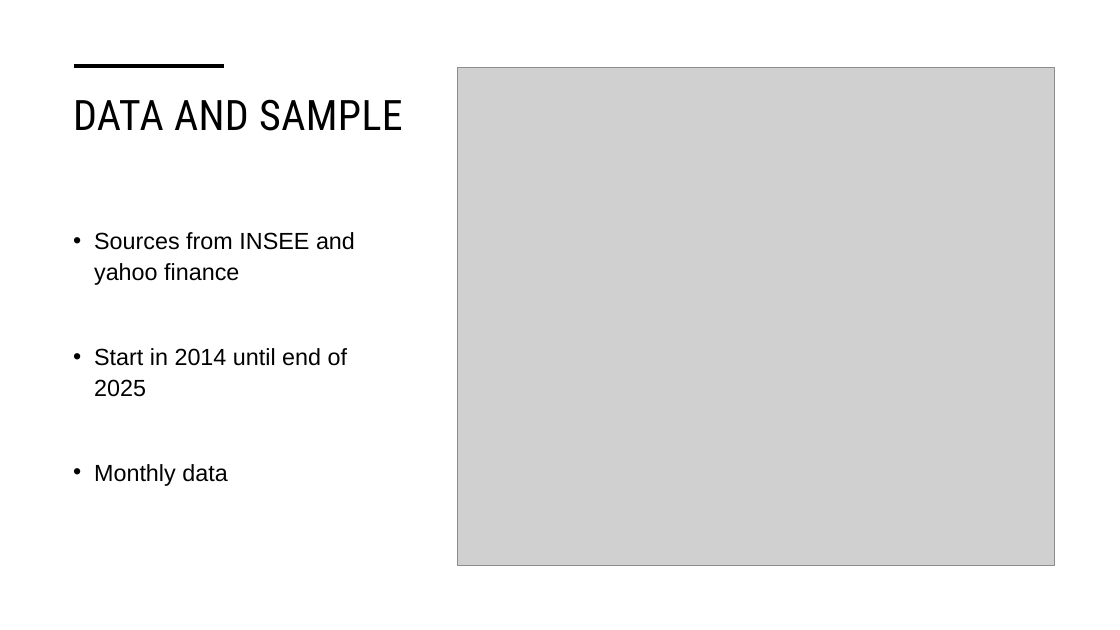
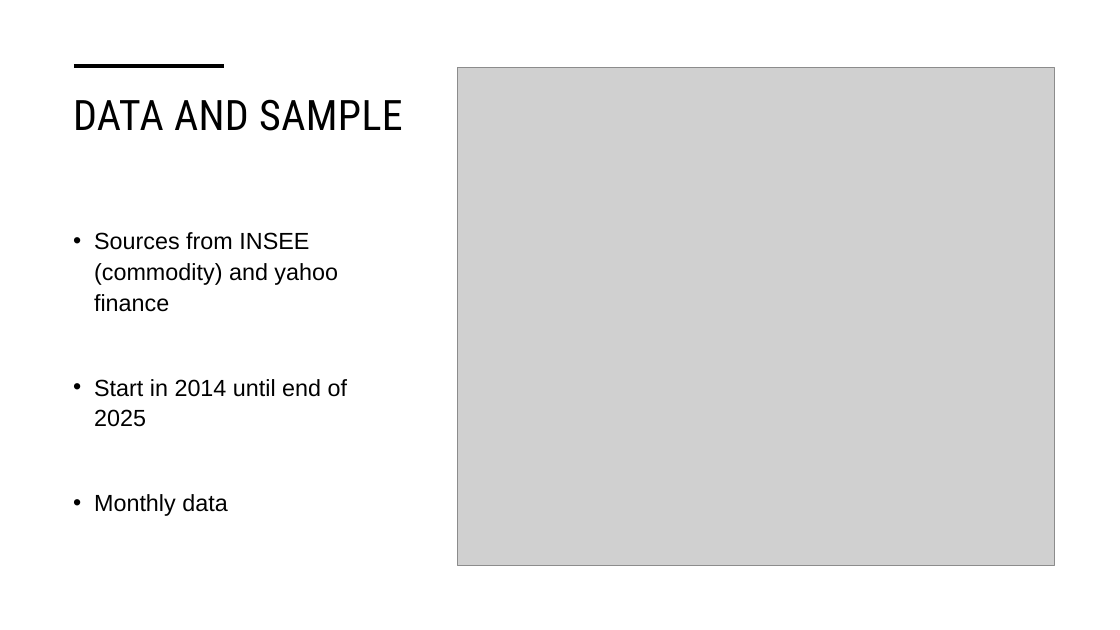
Before and after one commit to yanntouret/IAE_METZ_2026_EMPIRICAL_FINANCLE, a slide deck: slide 4 of PRESENTATION/Soquimich (SQM) – Empirical Finance &.pptx. Drawn at 1120x630 pixels with LibreOffice and Linux fonts; fonts in the diff are those of the drawing; grey boxes stand for pictures. Boxes give left, top, right and bottom in pixels: in the first picture for what was removed or moved away, otherwise in the second. Text is boxed around its words. In the diff, an @@ line names an element or a change of style, - is before the commit and + after.

```diff
--- a/PRESENTATION/Soquimich (SQM) – Empirical Finance &.pptx
+++ b/PRESENTATION/Soquimich (SQM) – Empirical Finance &.pptx
@@ text at (x1=94, y1=232, x2=338, y2=312): text changed @@
-• Sources from INSEE and yahoo finance
+• Sources from INSEE (commodity) and yahoo finance
```
Also in this commit, not shown: 4 other slides changed, 1 slide added.
